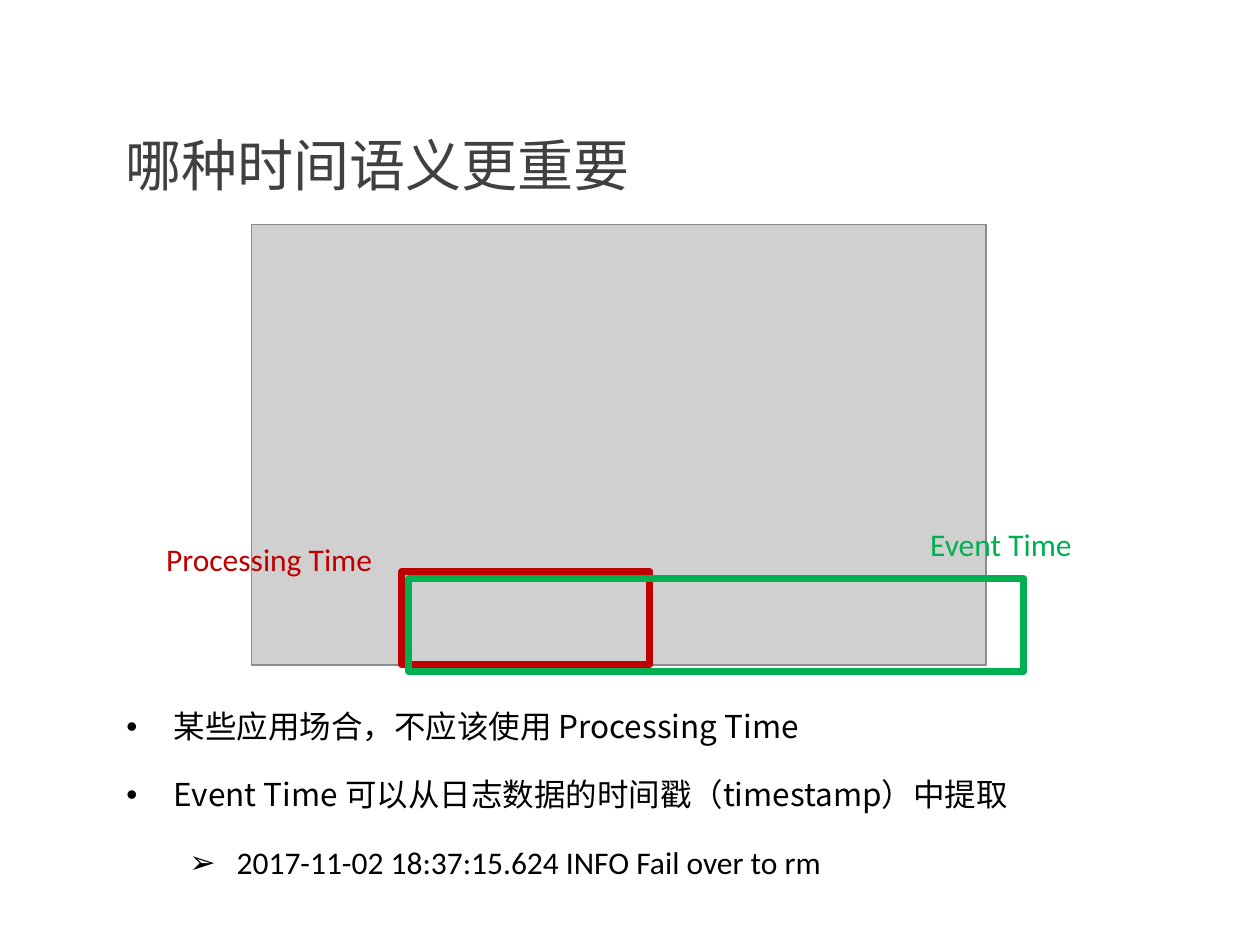
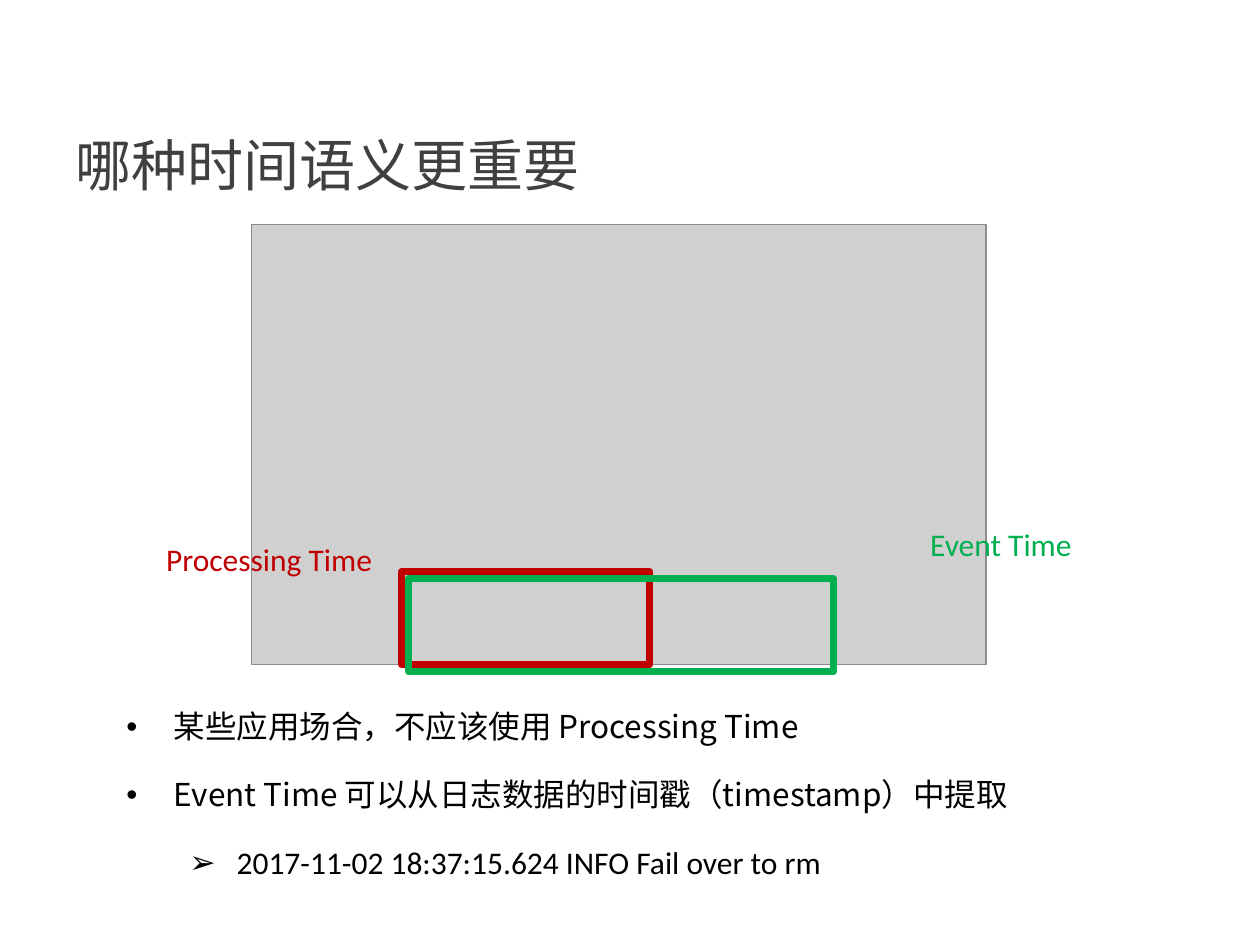
Before and after one commit to confucianzuoyuan/flink-tutorial, a slide deck: slide 5 of slides/4_Flink中的时间语义和watermark.pptx. Drawn at 1260x945 pixels with LibreOffice and Linux fonts; fonts in the diff are those of the drawing; grey boxes stand for pictures; background and template pictures are left out. Boxes give left, top, right and bottom in pixels: in the first picture for what was removed or moved away, otherwise in the second. Text is boxed around its words. In the diff, an @@ line names an element or a change of style, - is before the commit and + after.

```diff
--- a/slides/4_Flink中的时间语义和watermark.pptx
+++ b/slides/4_Flink中的时间语义和watermark.pptx
@@ text "哪种时间语义更重要" at bbox=[75, 139, 579, 191]: indent changed @@
@@ rectangle: place and size @@
-rectangle at bbox=[408, 578, 1023, 672]
+rectangle at bbox=[408, 578, 833, 672]
@@ text "某些应用场合，不应该使用 Processing Time" at bbox=[174, 711, 1008, 875]: indent changed @@
```
Also in this commit, not shown: 13 other slides changed, 1 slide added, 3 other files.
